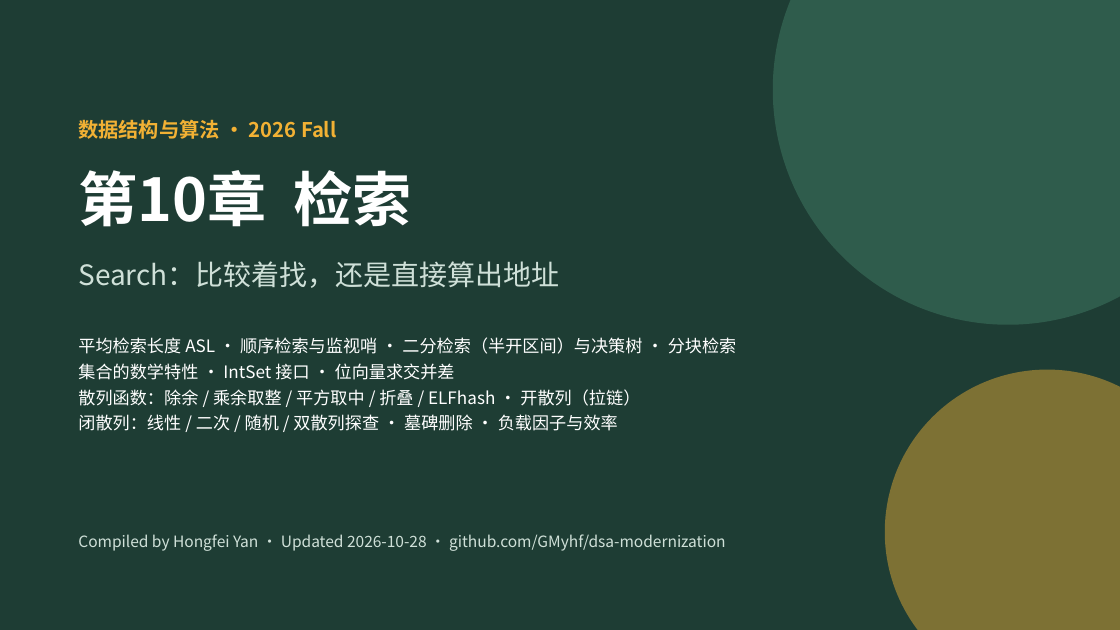
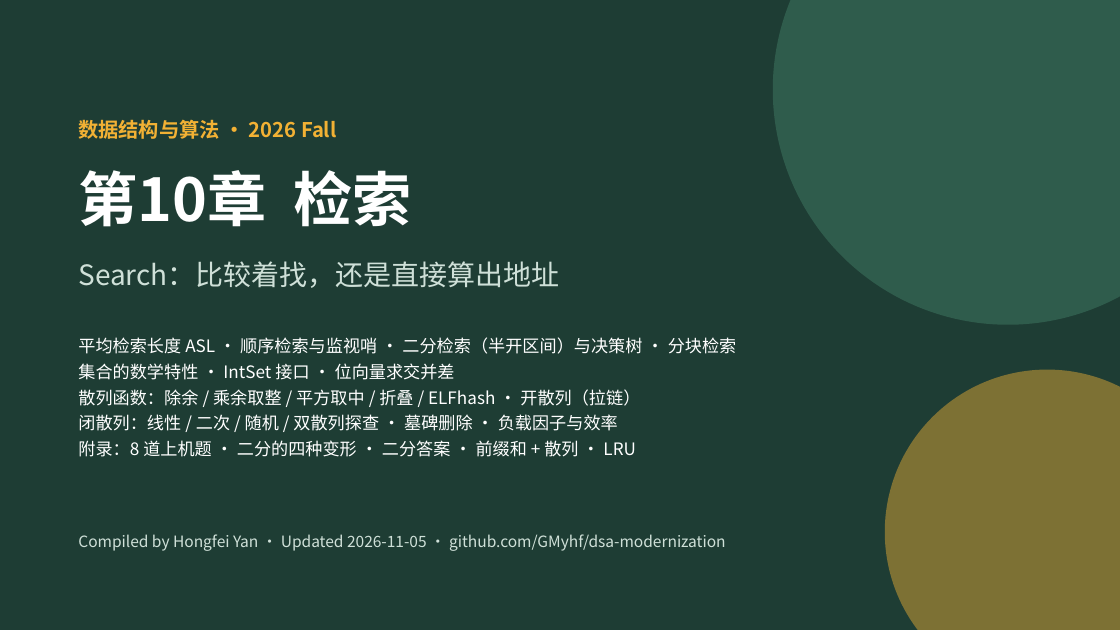
Before and after one commit to GMyhf/2026fall-cs201, a slide deck: slide 1 of courseware/202609_DSA_10_Search.pptx. Drawn at 1120x630 pixels with LibreOffice and Linux fonts; fonts in the diff are those of the drawing. Boxes give left, top, right and bottom in pixels: in the first picture for what was removed or moved away, otherwise in the second. Text is boxed around its words. In the diff, an @@ line names an element or a change of style, - is before the commit and + after.

```diff
--- a/courseware/202609_DSA_10_Search.pptx
+++ b/courseware/202609_DSA_10_Search.pptx
@@ text at (x1=78, y1=440, x2=636, y2=457): paragraph added @@
+附录：8 道上机题 · 二分的四种变形 · 二分答案 · 前缀和 + 散列 · LRU
@@ text at (x1=78, y1=534, x2=726, y2=551): text changed @@
-Compiled by Hongfei Yan · Updated 2026-10-28 · github.com/GMyhf/dsa-modernization
+Compiled by Hongfei Yan · Updated 2026-11-05 · github.com/GMyhf/dsa-modernization
```
Also in this commit, not shown: 1 other slide changed, 9 slides added, 2 other files.
